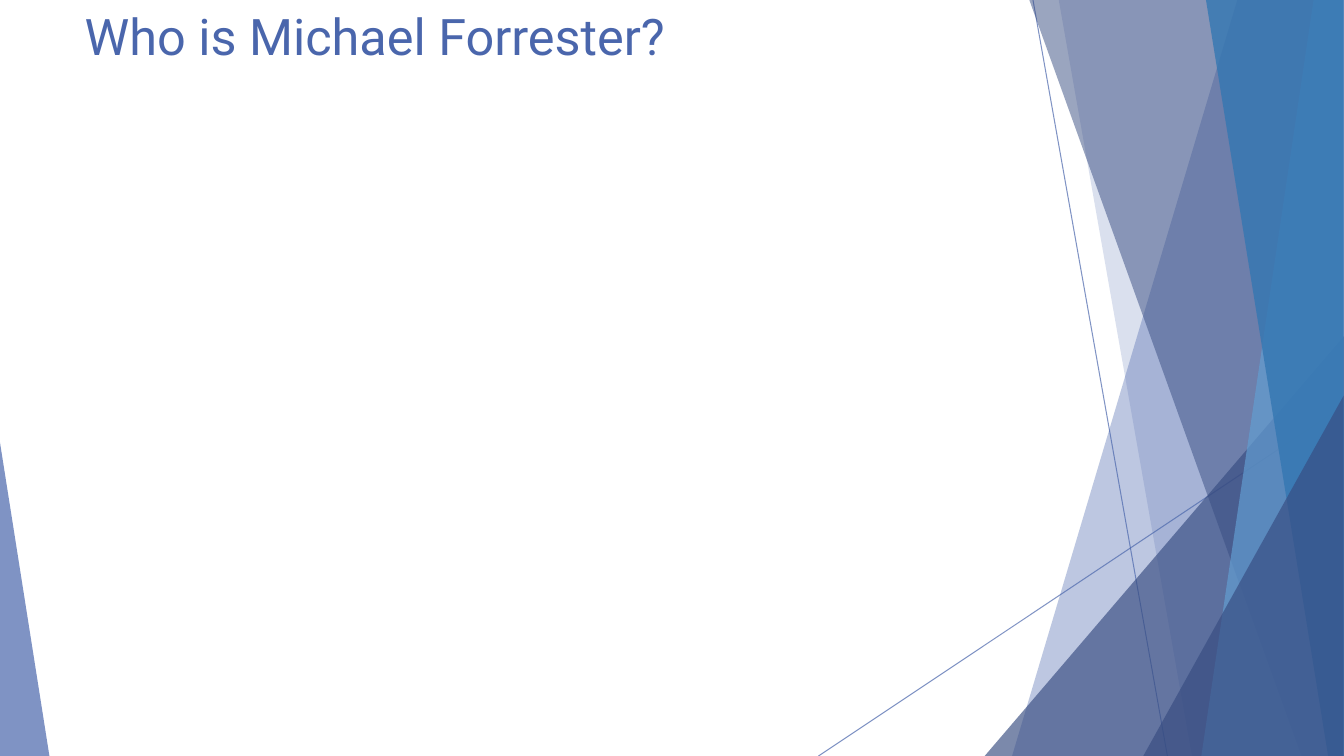
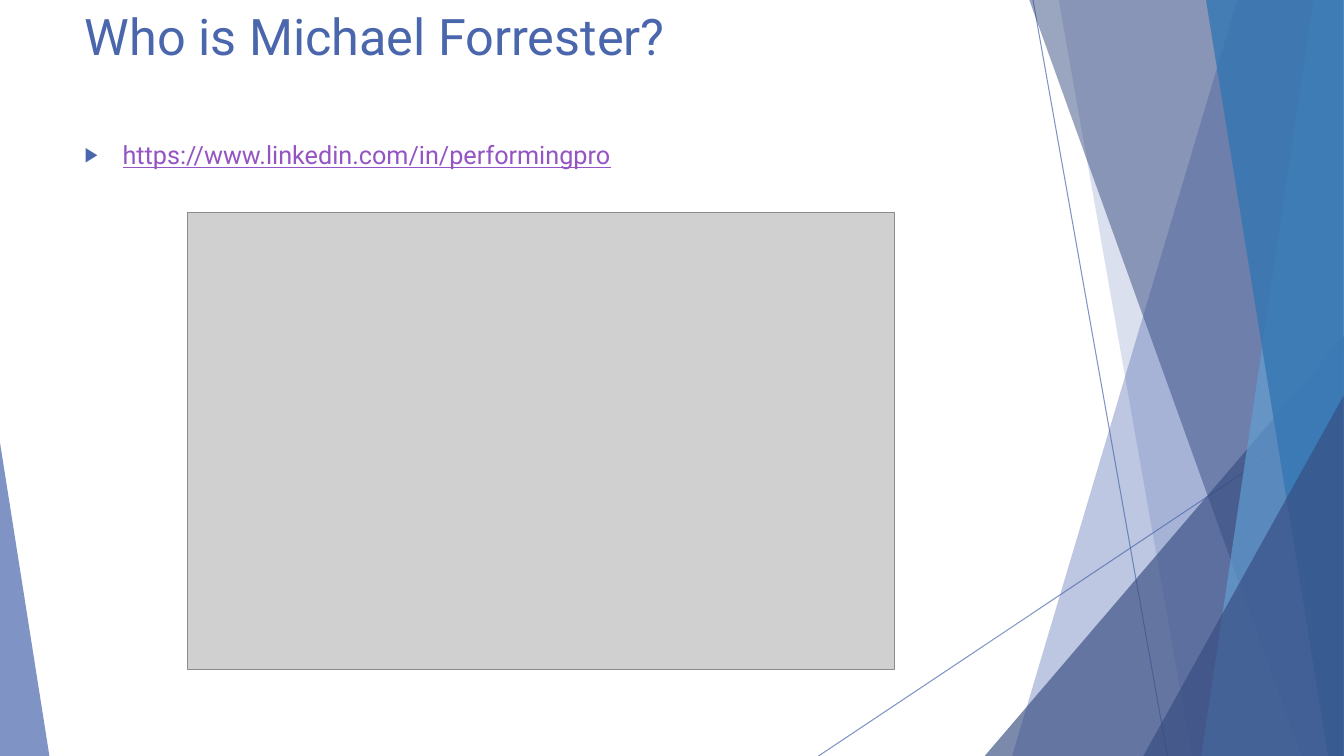
Before and after one commit to michaelrishiforrester/IntrotoPostgres2016, a slide deck: slide 12 of Presentations/Postgresql Presentation Day 1.pptx. Drawn at 1344x756 pixels with LibreOffice and Linux fonts; fonts in the diff are those of the drawing; grey boxes stand for pictures. Boxes give left, top, right and bottom in pixels: in the first picture for what was removed or moved away, otherwise in the second. Text is boxed around its words. In the diff, an @@ line names an element or a change of style, - is before the commit and + after.

Commit message:
updated slideshare slides and powerpoitn with linkedin info

```diff
--- a/Presentations/Postgresql Presentation Day 1.pptx
+++ b/Presentations/Postgresql Presentation Day 1.pptx
@@ text added at (x1=123, y1=145, x2=611, y2=169), 18 pt, text #9454C3, underline @@
+▶ https://www.linkedin.com/in/performingpro
@@ picture added at (x1=188, y1=212, x2=894, y2=669) @@
```
Also in this commit, not shown: 34 other files.
